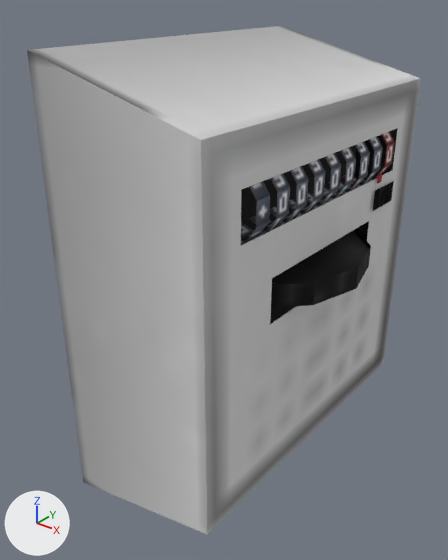
Renders of the OBJ model assets/eln/model/EnergyMeter/EnergyMeter.obj from each side of a commit.
The view is the same before and after, from a camera (50 mm lens) standing at (0.621, -0.68, 0.383) and looking at (0.11, -0.041, -0.014). Lighting does not change. The marker at lower left points along +X, +Y and +Z. Where no turn or scale is listed for an object, it has been applied to the vertices.

Objects in the first picture: 'Base', 'NumberWheel3', 'NumberWheel4', 'NumberWheel5', 'NumberWheel6', 'NumberWheel7', 'PowerDisk', 'SignWheel', 'TextkJ'.
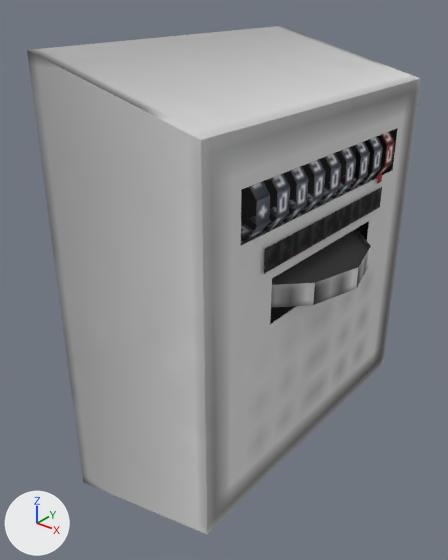
Pixel boxes [x1, y1, x2, y2] of what changed, in the pictures (448 x 560 px):
```json
{"object": "TextkJ", "change": "deleted", "before": [373, 181, 394, 211]}
{"part": 1, "of": "me_base", "change": "built on", "before": [241, 145, 356, 323], "after": [241, 145, 382, 323]}
{"part": 2, "of": "me_powerdisk", "change": "surface changed", "before": [271, 229, 371, 307], "after": [271, 229, 371, 307], "on screen": "black to grey"}
```

Scene script edits in JSON lines:
```json
{"block": "me_base", "where": "# used by ob_base; location = (0.0, 0.0, 0.0)"}
{"block": "me_base", "where": "# verts and faces of me_base; kept vertices keep their numbers, new ones are numbered from 32"}
{"block": "me_base", "where": "# before: 24 (0.188, -0.188, -0.062), 25 (0.188, -0.187, 0.25), 26 (0.188, 0.188, 0.25), 27 (0.188, 0.188, -0.063)"}
{"op": "remove", "block": "me_base", "code": "me_base.from_pydata(...)  # 32 vertices, 34 faces; spans x 0.0..0.25, y -0.25..0.25, z -0.313..0.313"}
{"op": "add", "block": "me_base", "code": "me_base.from_pydata(...)  # 40 vertices, 38 faces; spans x 0.0..0.254, y -0.25..0.25, z -0.313..0.313"}
{"block": "me_base", "change": "me_base part 1"}
{"op": "add", "block": "me_base", "code": "delete_faces([(24, 25, 27), (25, 26, 27)])"}
{"op": "add", "block": "me_base", "code": "verts[32] = (0.254, 0.144, 0.118)  # pixel (381, 181)"}
{"op": "add", "block": "me_base", "code": "verts[33] = (0.254, 0.13, 0.118)  # pixel (376, 184)"}
{"op": "add", "block": "me_base", "code": "verts[34] = (0.254, 0.144, 0.132)  # pixel (382, 172)"}
{"op": "add", "block": "me_base", "code": "verts[35] = (0.254, 0.13, 0.132)  # pixel (378, 174)"}
{"op": "add", "block": "me_base", "code": "verts[36] = (0.254, 0.149, 0.078)  # pixel (379, 207)"}
{"op": "add", "block": "me_base", "code": "verts[37] = (0.254, -0.148, 0.078)  # pixel (263, 273)"}
{"op": "add", "block": "me_base", "code": "verts[38] = (0.254, 0.149, 0.109)  # pixel (382, 186)"}
{"op": "add", "block": "me_base", "code": "verts[39] = (0.254, -0.148, 0.109)  # pixel (264, 248)"}
{"op": "add", "block": "me_base", "code": "faces += [(32, 34, 33), (36, 38, 37), (24, 27, 26), (33, 34, 35), (37, 38, 39), (24, 26, 25)]"}
{"block": "me_powerdisk", "where": "me_powerdisk.from_pydata(...)  # 48 vertices, 44 faces; spans x 0.0..0.3, y -0.15..0.15, z 0.016..0.047"}
{"block": "me_powerdisk", "where": "# used by ob_powerdisk; location = (0.0, 0.0, 0.0)"}
{"block": "me_powerdisk", "change": "me_powerdisk part 2: texture (UV) coordinates of 44 of 44 faces, centred in x 0.007..0.293, y -0.143..0.143, z 0.023..0.039, changed; they spanned u 0.39..0.5, v 0.0..0.09 and now span u 0.06..0.12, v 0.03..0.19"}
{"op": "remove", "block": "ob_textkj", "code": ["ob_textkj = bpy.data.objects.new('TextkJ', me_textkj)", "ob_textkj.location = (0.0, 0.0, 0.0)"]}
```
